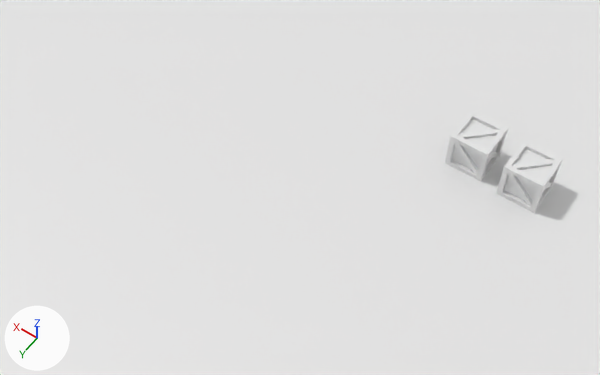
A saved change to the Blender file blender/track_2_ai.blend.
One viewpoint serves both versions: a camera (50 mm lens) standing at (-66.5, -73.8, 31.5) and looking at (-52.5, -93.4, 0.7). Lighting does not change. The marker at lower left points along +X, +Y and +Z.

In view in the first picture: 'crate.001', 'crate.002', 'ground'.
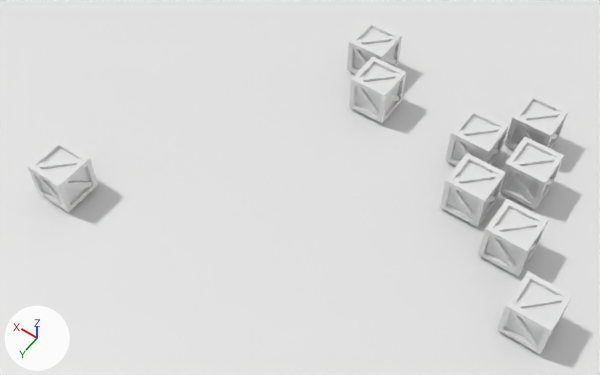
The change, as a list of edits to the scene's bpy script:
```text
Change ob_crate_001:
    ob_crate_001.location: (0.0, 0.0, 1.0) -> (0.0, 0.0, 1.269)
Change ob_crate_002:
    ob_crate_002.location: (2.925, -0.222, 1.0) -> (2.925, -0.222, 1.226)
Add ob_crate_009:
    ob_crate_009 = bpy.data.objects.new('crate.009', None)
    ob_crate_009.parent = ob_empty
    ob_crate_009.location = (17.65, 12.78, 1.226)
    ob_crate_009.instance_type = 'COLLECTION'
    ob_crate_009.instance_collection = col_crate
Add ob_crate_008:
    ob_crate_008 = bpy.data.objects.new('crate.008', None)
    ob_crate_008.parent = ob_empty
    ob_crate_008.location = (-3.413, 6.648, 1.226)
    ob_crate_008.instance_type = 'COLLECTION'
    ob_crate_008.instance_collection = col_crate
Add ob_crate_007:
    ob_crate_007 = bpy.data.objects.new('crate.007', None)
    ob_crate_007.parent = ob_empty
    ob_crate_007.location = (-0.975, 3.767, 1.226)
    ob_crate_007.instance_type = 'COLLECTION'
    ob_crate_007.instance_collection = col_crate
Add ob_crate_006:
    ob_crate_006 = bpy.data.objects.new('crate.006', None)
    ob_crate_006.parent = ob_empty
    ob_crate_006.location = (1.729, 2.438, 1.226)
    ob_crate_006.instance_type = 'COLLECTION'
    ob_crate_006.instance_collection = col_crate
Add ob_crate_005:
    ob_crate_005 = bpy.data.objects.new('crate.005', None)
    ob_crate_005.parent = ob_empty
    ob_crate_005.location = (1.019, -2.792, 1.226)
    ob_crate_005.instance_type = 'COLLECTION'
    ob_crate_005.instance_collection = col_crate
Add ob_crate_004:
    ob_crate_004 = bpy.data.objects.new('crate.004', None)
    ob_crate_004.parent = ob_empty
    ob_crate_004.location = (10.33, -2.704, 1.226)
    ob_crate_004.instance_type = 'COLLECTION'
    ob_crate_004.instance_collection = col_crate
Add ob_crate_003:
    ob_crate_003 = bpy.data.objects.new('crate.003', None)
    ob_crate_003.parent = ob_empty
    ob_crate_003.location = (8.731, -0.488, 1.226)
    ob_crate_003.instance_type = 'COLLECTION'
    ob_crate_003.instance_collection = col_crate
```

Boxes [x1, y1, x2, y2] around the edits, measured in the pictures (600 x 375 px):
'crate.008', added: after [497, 271, 573, 354]
'crate.007', added: after [478, 199, 548, 276]
'crate.009', added: after [27, 139, 98, 212]
'crate.001', moved: before [496, 140, 563, 213]; after [500, 137, 564, 210]
'crate.006', added: after [440, 153, 506, 227]
'crate.002', moved: before [445, 111, 508, 181]; after [445, 108, 509, 166]
'crate.003', added: after [349, 56, 406, 123]
'crate.005', added: after [505, 93, 569, 150]
'crate.004', added: after [347, 21, 402, 74]
